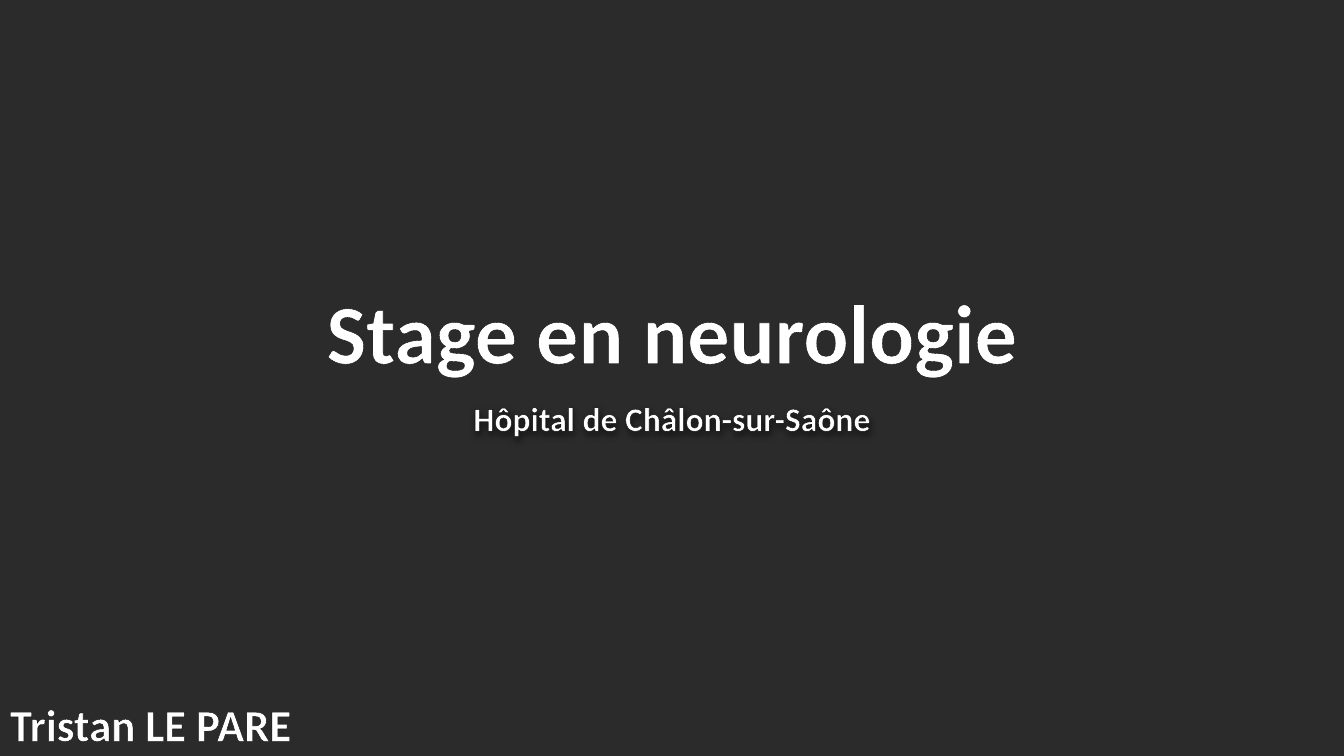
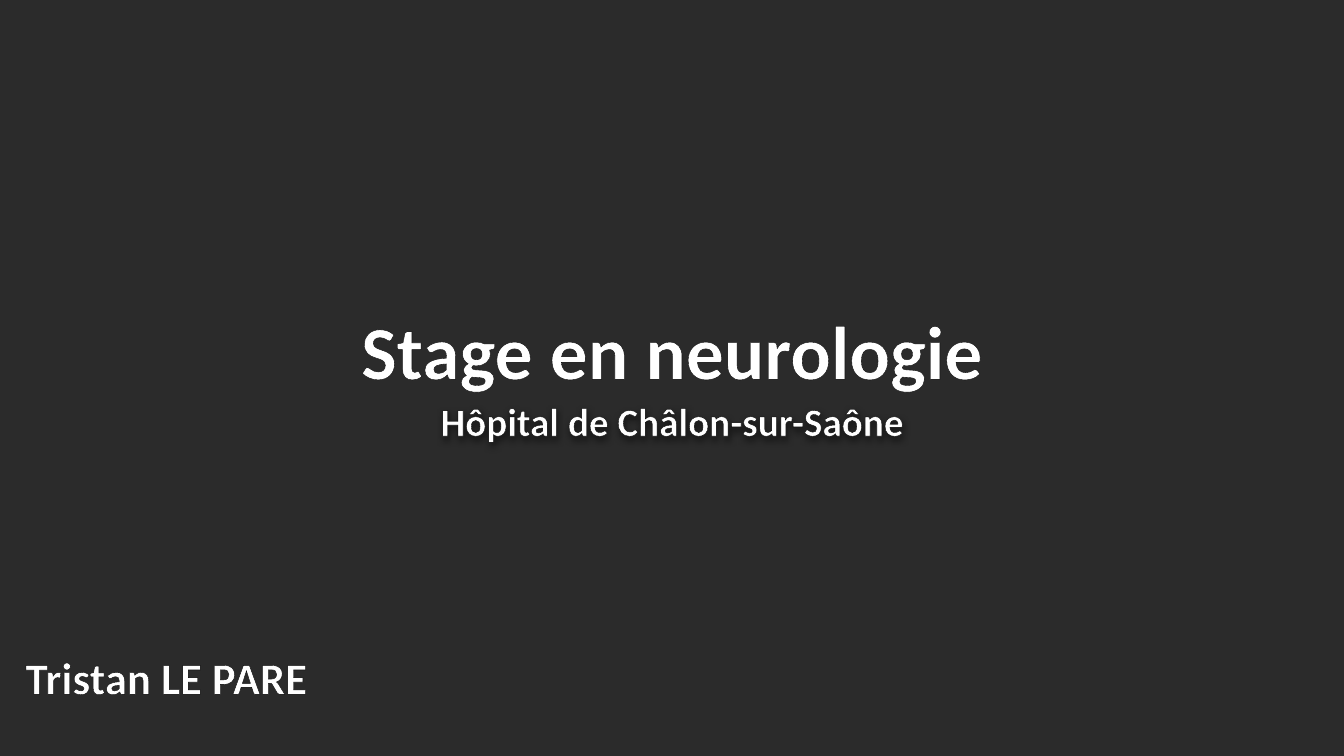
Before and after one commit to tristanlepare/rapport-de-stage-neurologie, a slide deck: slide 1 of Présentation rapport de stage/Présentation rapport de stage en neurologie.pptx. Drawn at 1344x756 pixels with LibreOffice and Linux fonts; fonts in the diff are those of the drawing; background and template pictures are left out; a plain dark background stands for a picture behind light text. Boxes give left, top, right and bottom in pixels: in the first picture for what was removed or moved away, otherwise in the second. Text is boxed around its words. In the diff, an @@ line names an element or a change of style, - is before the commit and + after.

```diff
--- a/Présentation rapport de stage/Présentation rapport de stage en neurologie.pptx
+++ b/Présentation rapport de stage/Présentation rapport de stage en neurologie.pptx
@@ title "Stage en neurologie": place and size @@
-title "Stage en neurologie" at bbox=[326, 305, 1017, 378]
+title "Stage en neurologie" at bbox=[361, 326, 982, 392]
@@ title "Stage en neurologie" at bbox=[361, 326, 982, 392]: size 60 to 54 pt, letter outline #000000 0.75 pt to #000000 1.5 pt @@
@@ subtitle "Hôpital de Châlon-sur-Saône" at bbox=[441, 409, 903, 442]: size 24 to 28 pt, letter outline #000000 0.75 pt to #000000 1 pt @@
@@ text "Tristan LE PARE": place and size @@
-text "Tristan LE PARE" at bbox=[10, 710, 291, 742]
+text "Tristan LE PARE" at bbox=[26, 663, 307, 695]
@@ text "Tristan LE PARE" at bbox=[26, 663, 307, 695]: letter outline #000000 0.75 pt to #000000 1 pt @@
```
Also in this commit, not shown: 5 other slides changed, 3 other files.
